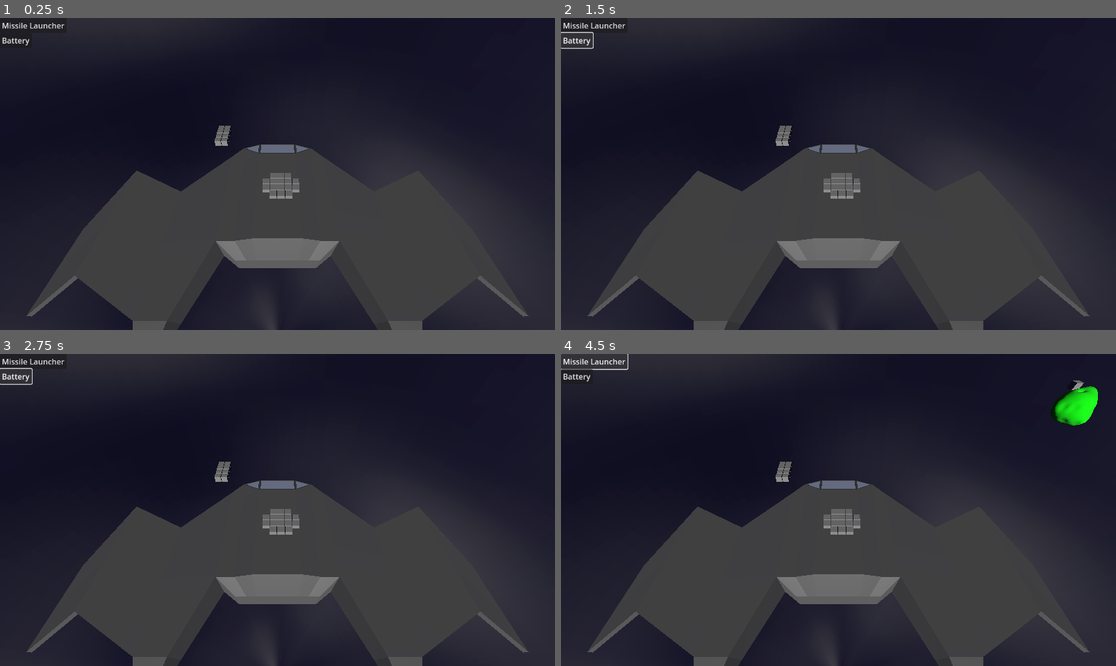
Above: before the commit, frames 1-4 (two rows, left to right).
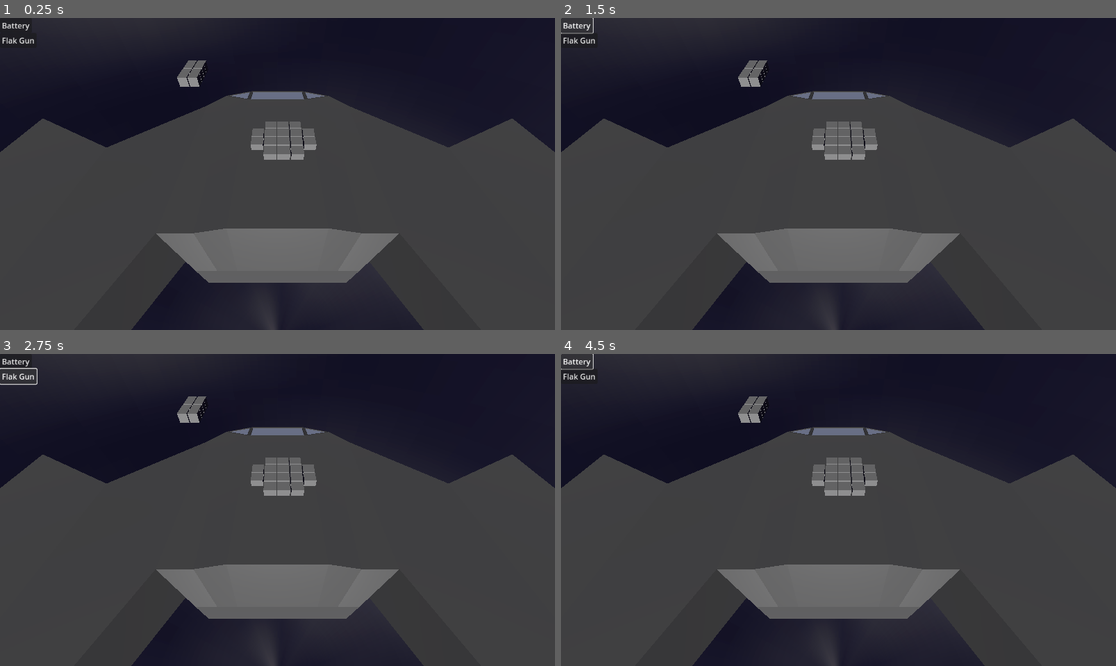
Above: after the commit, the same moments.

Repository: Xwilarg/LudumDare54
Game: Godot game, scene res://Scenes/Main.tscn
The game is run twice, just before and just after one commit, with the same random seed, the same clock (stepped at 60 frames per second) and the same inputs. Video files are missing from this copy of the repository; at most half a second of black plays in their place.
Inputs:
- Up to frame 1 (0.25 s): no input
- Up to frame 2 (1.5 s): click "Missile Launcher" (after the commit: "Battery") at 0.5 s; click "Battery" at 1.25 s
- Up to frame 3 (2.75 s): click "Battery" (after the commit: "Flak Gun") at 2 s
- Up to frame 4 (4.5 s): click "Missile Launcher" (after the commit: "Battery") at 2.75 s; click "Battery" (after the commit: "Flak Gun") at 3.5 s; click "Missile Launcher" (after the commit: "Battery") at 4.25 s

The runs differ from the first frame. In frame 1, 32% of the frame differs, in the area x 0-100%, y 1-100%; in frame 2, 32%; in frame 3, 32%; in frame 4, 33%, in the area x 0-100%, y 0-100%.

Commit message:
Implement overclock module

Diff:
--- a/Cards/MainDeck.json
+++ b/Cards/MainDeck.json
@@ -1,60 +1,64 @@
 [
-    {
-        "name": "flak",
-        "model": "size2Guns",
-        "materialOverride": "",
-        "size": "S2",
-        "effects": {
-            "ATK_RED": 10,
-            "ATK_GRN": 25,
-            "ATK_BLU": 5
-        },
-        "energyCost": 10
-    },
-    {
-        "name": "battery",
-        "model": "batteryPack",
-        "materialOverride": "",
-        "size": "S1",
-        "effects": {
-            "ATK_RED": 10,
-            "ATK_GRN": 25,
-            "ATK_BLU": 5
-        },
-        "energyCost": 0
-    },
-    {
-        "name": "antenna",
-        "model": "satelliteDish",
-        "materialOverride": "",
-        "size": "S2",
-        "effects": {
-            "VID": 1
-        },
-        "energyCost": 5
-    },
-    {
-        "name": "laser",
-        "model": "size2Guns",
-        "materialOverride": "",
-        "size": "S2",
-        "effects": {
-            "ATK_RED": 5,
-            "ATK_GRN": 5,
-            "ATK_BLU": 40
-        },
-        "energyCost": 0
-    },
-    {
-        "name": "missile",
-        "model": "size2Guns",
-        "materialOverride": "",
-        "size": "S2",
-        "effects": {
-            "ATK_RED": 25,
-            "ATK_GRN": 10,
-            "ATK_BLU": 5
-        },
-        "energyCost": 10
-    }
+	{
+		"name": "overclock",
+		"model": "navConsole",
+		"size": "S3",
+		"effects": {
+			"SPD": 5
+		},
+		"energyCost": 10
+	},
+	{
+		"name": "flak",
+		"model": "size2Guns",
+		"size": "S2",
+		"effects": {
+			"ATK_RED": 10,
+			"ATK_GRN": 25,
+			"ATK_BLU": 5
+		},
+		"energyCost": 15
+	},
+	{
+		"name": "battery",
+		"model": "batteryPack",
+		"size": "S1",
+		"effects": {
+			"ATK_RED": 10,
+			"ATK_GRN": 25,
+			"ATK_BLU": 5
+		},
+		"energyCost": 0
+	},
+	{
+		"name": "antenna",
+		"model": "satelliteDish",
+		"size": "S2",
+		"effects": {
+			"VID": 1
+		},
+		"energyCost": 5
+	},
+	{
+		"name": "laser",
+		"model": "size2Guns",
+		"size": "S2",
+		"effects": {
+			"ATK_RED": 5,
+			"ATK_GRN": 5,
+			"ATK_BLU": 40
+		},
+		"energyCost": 15
+	},
+	{
+		"name": "missile",
+		"model": "size2Guns",
+		"size": "S2",
+		"effects": {
+			"ATK_RED": 25,
+			"ATK_GRN": 10,
+			"ATK_BLU": 5
+		},
+		"energyCost": 15
+	}
 ]
--- a/Scenes/Main.tscn
+++ b/Scenes/Main.tscn
@@ -24,7 +24,7 @@
 transform = Transform3D(1, 0, 0, 0, -0.907668, 0.41969, 0, -0.41969, -0.907668, 0, 46.1794, 0)
 
 [node name="Camera3D" type="Camera3D" parent="."]
-transform = Transform3D(-1, 6.69697e-08, -5.61943e-08, 0, 0.642788, 0.766044, 8.74228e-08, 0.766044, -0.642788, 0, 28, -16)
+transform = Transform3D(-1, 6.69697e-08, -5.61943e-08, 0, 0.642788, 0.766044, 8.74228e-08, 0.766044, -0.642788, 0, 15.3089, -11.422)
 current = true
 
 [node name="UI" type="Control" parent="."]
--- a/Scripts/AsteroidManager.gd
+++ b/Scripts/AsteroidManager.gd
@@ -4,7 +4,7 @@
 
 const _prefab_spawner = preload("res://Scenes/AsteroidSpawner.tscn")
 var _default_spawns = []
-var asteroid_types = {"red": {"material": preload("res://Materials/red.tres")}, "green": {"material": preload("res://Materials/green.tres")}, "blue": {"material": preload("res://Materials/blue.tres")}}
+var asteroid_types = {"RED": {"material": preload("res://Materials/red.tres")}, "GRN": {"material": preload("res://Materials/green.tres")}, "BLU": {"material": preload("res://Materials/blue.tres")}}
 
 const _additional_spawners_timer = 10
 @onready var spawners: Array = []
--- a/Scripts/CardManager.gd
+++ b/Scripts/CardManager.gd
@@ -12,6 +12,8 @@
 var catVideo = [
 	preload("res://Videos/catVideo1.ogv")
 ]
+
+var colors: Array[String] = [ "RED", "GRN", "BLU" ]
 
 func can_be_placed(card: Card) -> bool:
 	if _energy_used + card.energyCost > _energy_max:
@@ -37,16 +39,20 @@
 	_aaTimer -= delta
 
 	if _aaTimer <= 0.0:
-		for eff in get_effect("ATK_RED"):
+		for i in _items:
 			var asteroids = asteroidManager.get_all_asteroids()
-
-			if len(asteroids) > 0:
-				print("[CM] Firing at asteroid for " + str(eff) + " damage")
-				asteroids[GameManager.rng.randi_range(0, len(asteroids) - 1)].take_damage(eff)
-			else:
+			if len(asteroids) == 0:
 				break
 
-		_aaTimer = 1.0
+			var a = asteroids[GameManager.rng.randi_range(0, len(asteroids) - 1)]
+			var color = a.type
+			if i.card.effects.has("ATK_" + color):
+				var eff = i.card.effects["ATK_" + color]
+				a.take_damage(eff)
+				print("[CM] " + i.card.name + " firing at asteroid for " + str(eff) + " damage (color: " + color + ")")
+
+		_aaTimer = 1.0 * 1.0 - sum(get_effect("SPD")) / 100.0
+		if _aaTimer <= 0.1: _aaTimer = 0.1
 
 	if animal_video_timer > 0.0:
 		animal_video_timer -= delta
--- a/Scripts/Deck/Card.gd
+++ b/Scripts/Deck/Card.gd
@@ -9,6 +9,7 @@
 	if json.model == "size2Guns": model = preload("res://Models/size2Guns.glb")
 	elif json.model == "batteryPack": model = preload("res://Models/batteryPack.glb")
 	elif json.model == "satelliteDish": model = preload("res://Models/satelliteDish.glb")
+	elif json.model == "navConsole": model = preload("res://Models/navConsole.glb")
 	else: print("Unknown model " + json.model)
 
 	if json.size == "S1":
@@ -17,6 +18,9 @@
 	elif json.size == "S2":
 		previewModel = preload("res://Models/upgradePlaceholderBlock2.glb")
 		shape = ["X", "X"]
+	elif json.size == "S3":
+		previewModel = preload("res://Models/upgradePlaceholderBlock3Straight.glb")
+		shape = ["X", "X", "X"]
 	else: print("Unknown size " + json.size)
 
 var name: String
--- a/Translations/text.csv
+++ b/Translations/text.csv
@@ -9,9 +9,12 @@
 BATTERY_DESC;Give you more power so you can both have thermo-nuclear weapons and a coffee machine;Vous donne plus de puissance pour que vous puissiez à la fois avoir des armes thermo-nucléaire et une machine à café
 ANTENNA_NAME;Antenna;Antenne
 ANTENNA_DESC;To detect long range frequences such as enemy communications or the nearest planet TV channel;Pour détecter les fréquences longue portée comme les communications enemies ou les chaines TV de la planête la plus proche
+OVERCLOCK_NAME;Overclock Module;Moduble d'overclockage
+OVERCLOCK_DESC;Increase the voltage of all your device, making them more efficient with little to no risk;Augmente le voltage de tous vos appareils, les rendant plus efficace avec presque aucun risque
 
 EFF_ATK_RED;Damage red asteroids by %1 HP per seconds;Inflige des dégats aux astéroides rouges de %1 PV par secondes
 EFF_ATK_GRN;Damage green asteroids by %1 HP per seconds;Inflige des dégats aux astéroides verts de %1 PV par secondes
 EFF_ATK_BLU;Damage blue asteroids by %1 HP per seconds;Inflige des dégats aux astéroides bleus de %1 PV par secondes
 EFF_ENG;Increase your ship energy by %1;Augmente l'énergie de votre vaisseau par %1
-EFF_VID;Watch kitten videos;Regarde des vidéos de chats
+EFF_VID;Watch animal videos;Regarde des vidéos d'animaux
+EFF_SPD;Increase firerate by %1%;Augmenta la vitesse de tir par %1%
